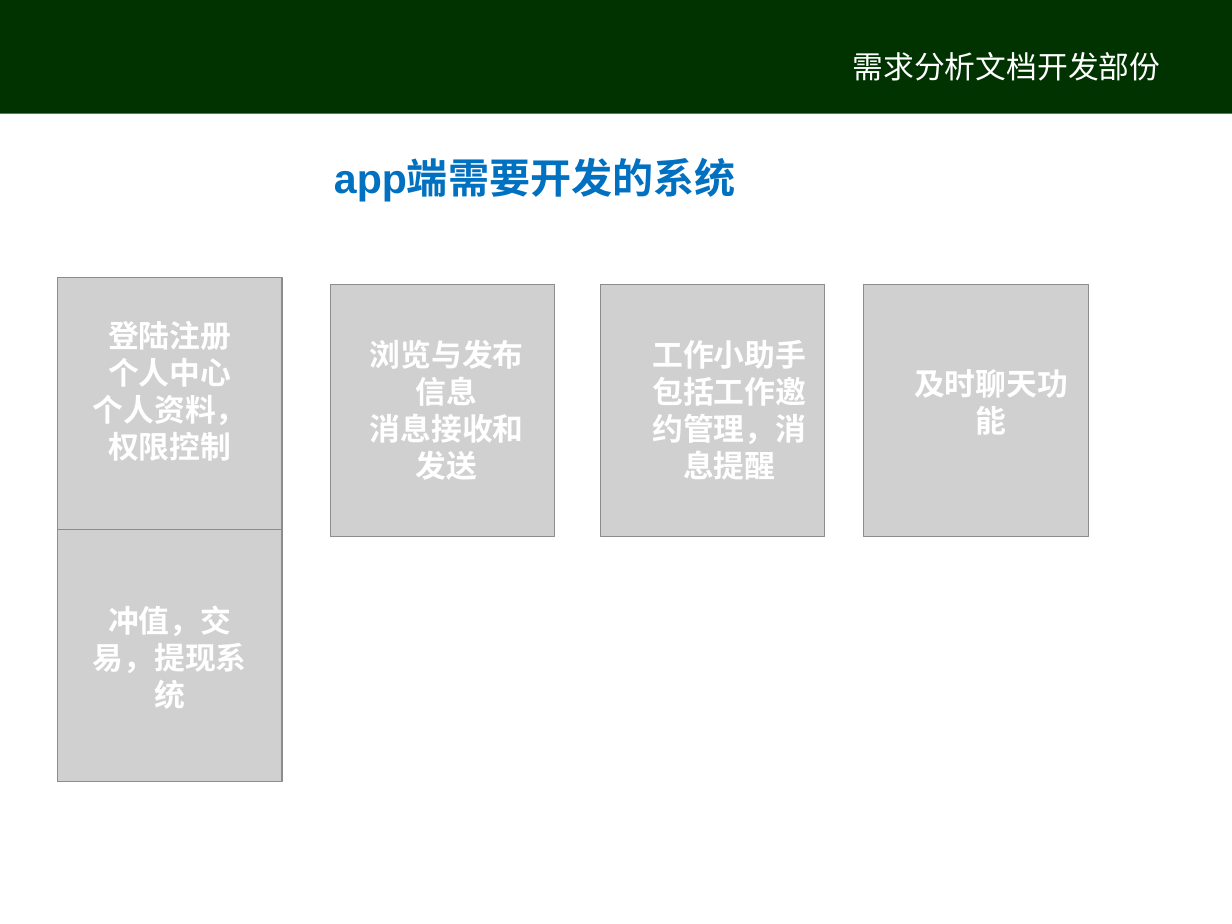
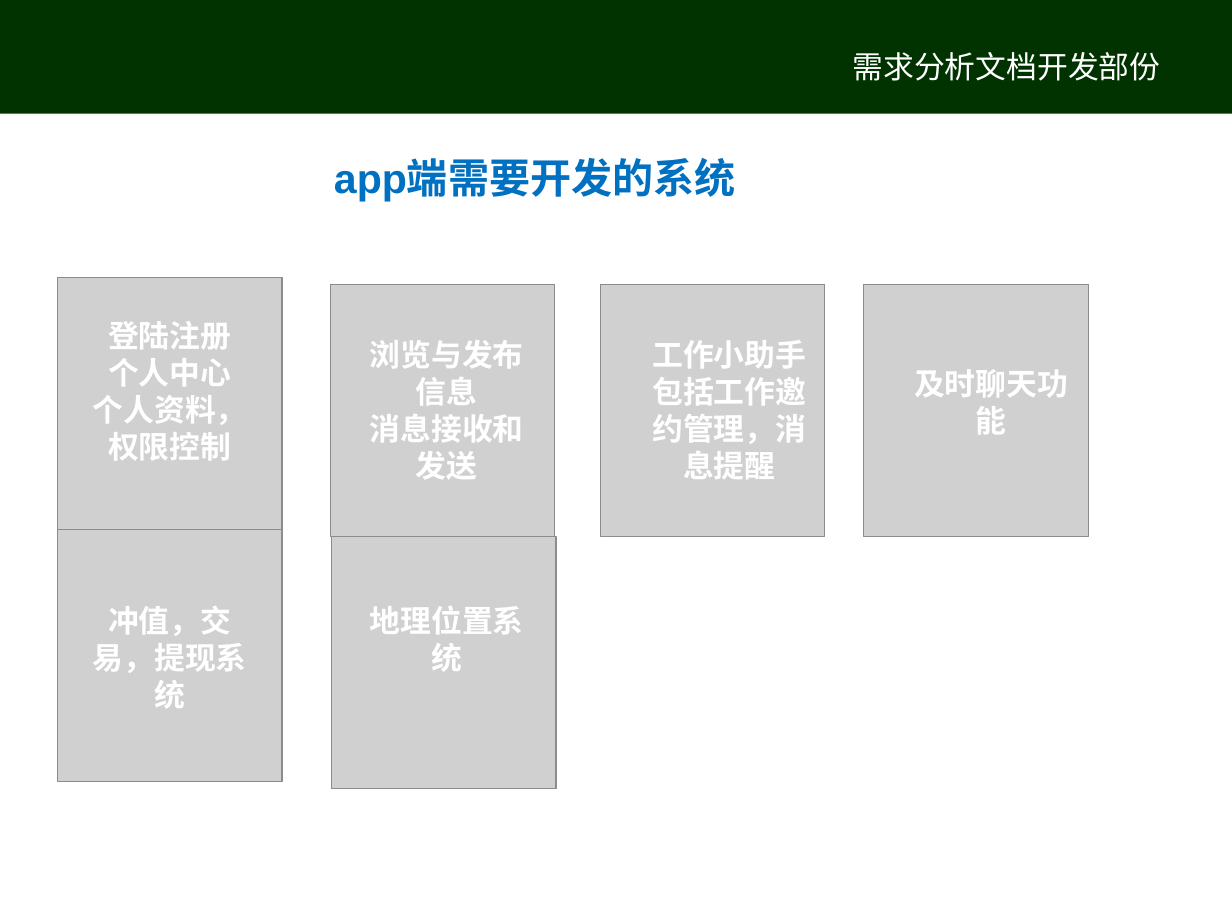
Before and after one commit to libai/doc, a slide deck: slide 4 of ppt/需求分析开发.ppt. Drawn at 1232x924 pixels with LibreOffice and Linux fonts; fonts in the diff are those of the drawing; grey boxes stand for pictures. Boxes give left, top, right and bottom in pixels: in the first picture for what was removed or moved away, otherwise in the second. Text is boxed around its words. In the diff, an @@ line names an element or a change of style, - is before the commit and + after.

Commit message:
add map

```diff
--- a/ppt/需求分析开发.ppt
+++ b/ppt/需求分析开发.ppt
@@ picture added at box(331, 536, 556, 787) @@
@@ text added at box(370, 606, 524, 671), 18 pt, text #FFFFFF, bold @@
+地理位置系统
```
